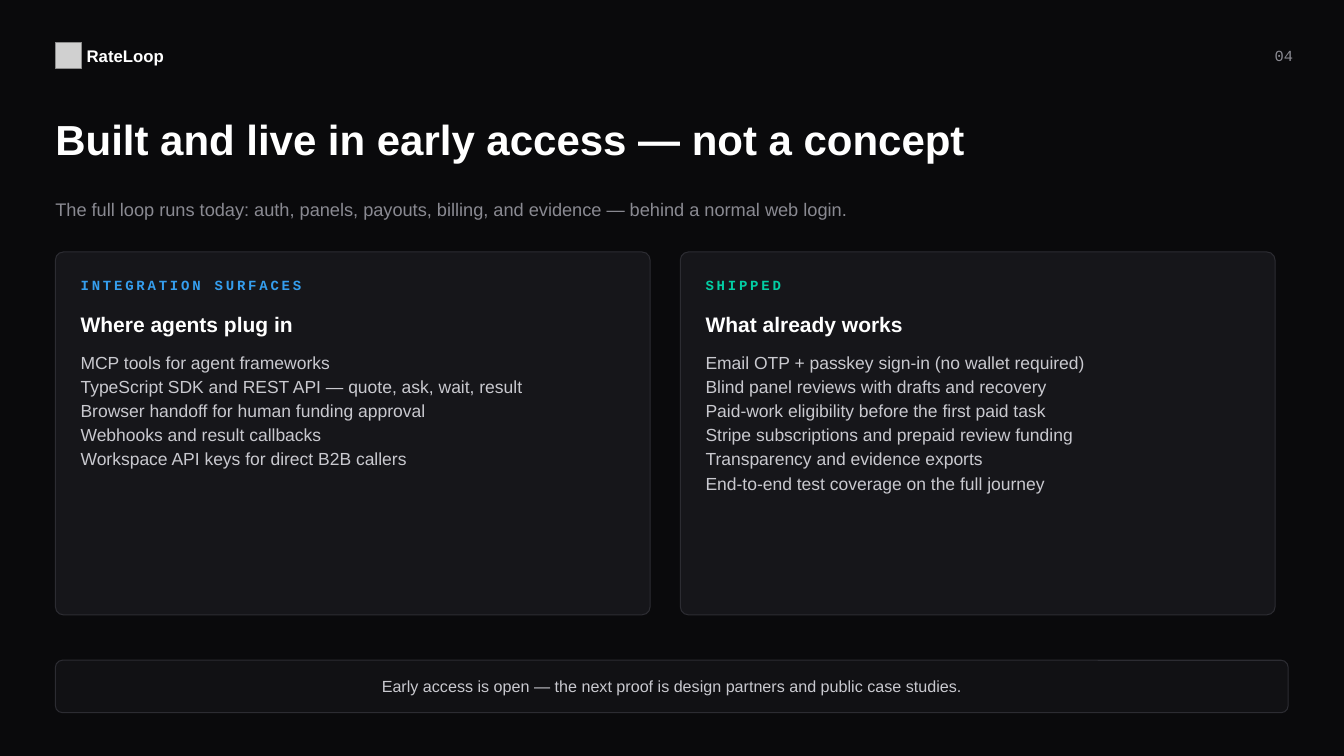
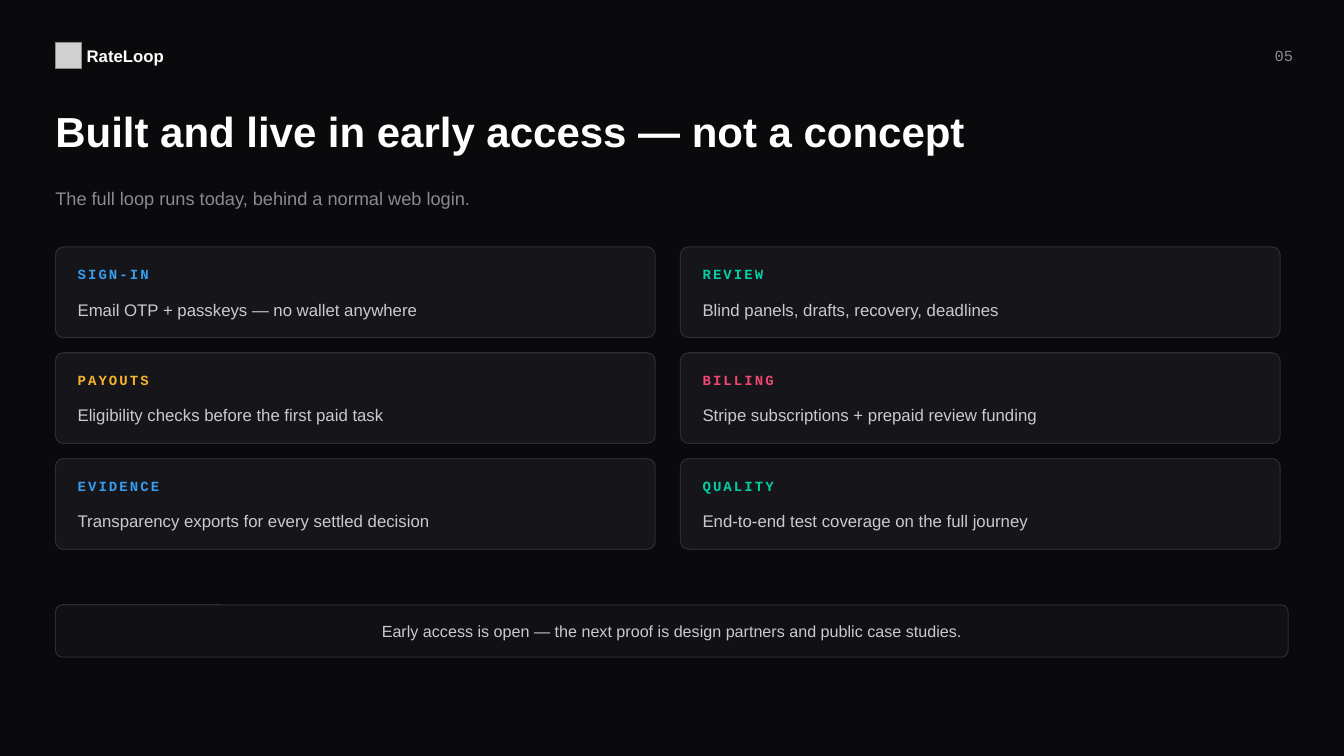
Before and after one commit to Noc2/RateLoop, a slide deck: slide 5 of outputs/rateloop-seed-deck-tokenless-2026-07.pptx (slide 4 before the commit). Drawn at 1344x756 pixels with LibreOffice and Linux fonts; fonts in the diff are those of the drawing; grey boxes stand for pictures. Boxes give left, top, right and bottom in pixels: in the first picture for what was removed or moved away, otherwise in the second. Text is boxed around its words. In the diff, an @@ line names an element or a change of style, - is before the commit and + after.

```diff
--- a/outputs/rateloop-seed-deck-tokenless-2026-07.pptx
+++ b/outputs/rateloop-seed-deck-tokenless-2026-07.pptx
@@ text at (1275, 51, 1293, 61): text changed @@
-04
+05
@@ text "Built and live in early ...": place and size @@
-text "Built and live in early ..." at (55, 124, 965, 163)
+text "Built and live in early ..." at (55, 116, 965, 156)
@@ text at (55, 192, 470, 209): text changed @@
-The full loop runs today: auth, panels, payouts, billing, and evidence — behind a normal web login.
+The full loop runs today, behind a normal web login.
@@ rounded rectangle: place and size @@
-rounded rectangle at (55, 252, 650, 615)
+rounded rectangle at (55, 247, 655, 338)
@@ rounded rectangle at (55, 247, 655, 338): proportions changed @@
@@ text added at (78, 269, 149, 279), 10 pt, text #359EEE, bold @@
+SIGN-IN
@@ rounded rectangle added at (681, 247, 1280, 338), fill #16161A, outline #2C2C32 0.75 pt @@
@@ text removed at (81, 280, 302, 290) @@
-INTEGRATION SURFACES
@@ text added at (703, 270, 764, 279), 10 pt, text #03CEA4, bold @@
+REVIEW
@@ text at (78, 304, 417, 320): text changed; size 15 to 12 pt; text colour #FFFFFF to #C9C9CF; bold off @@
-Where agents plug in
+Email OTP + passkeys — no wallet anywhere
@@ text at (703, 304, 999, 320): text changed; size 10 to 12 pt; font Courier New to Arial; text colour #03CEA4 to #C9C9CF; bold off @@
-SHIPPED
+Blind panels, drafts, recovery, deadlines
@@ text removed at (706, 316, 903, 337) @@
-What already works
@@ rounded rectangle added at (55, 353, 655, 444), fill #16161A, outline #2C2C32 0.75 pt @@
@@ text removed at (81, 356, 522, 469) @@
-MCP tools for agent frameworks
-TypeScript SDK and REST API — quote, ask, wait, result
-Browser handoff for human funding approval
-Webhooks and result callbacks
-Workspace API keys for direct B2B callers
@@ rounded rectangle at (681, 353, 1280, 444): proportions changed @@
@@ rounded rectangle: place and size @@
-rounded rectangle at (681, 252, 1275, 615)
+rounded rectangle at (681, 353, 1280, 444)
@@ text removed at (706, 356, 1085, 494) @@
-Email OTP + passkey sign-in (no wallet required)
-Blind panel reviews with drafts and recovery
-Paid-work eligibility before the first paid task
-Stripe subscriptions and prepaid review funding
-Transparency and evidence exports
-End-to-end test coverage on the full journey
@@ text added at (78, 375, 149, 385), 10 pt, text #F7B32B, bold @@
+PAYOUTS
@@ text added at (703, 375, 774, 385), 10 pt, text #EF476F, bold @@
+BILLING
@@ text added at (78, 409, 384, 425), 12 pt, text #C9C9CF @@
+Eligibility checks before the first paid task
@@ text added at (703, 409, 1037, 425), 12 pt, text #C9C9CF @@
+Stripe subscriptions + prepaid review funding
@@ rounded rectangle added at (55, 459, 655, 549), fill #16161A, outline #2C2C32 0.75 pt @@
@@ rounded rectangle added at (681, 459, 1280, 549), fill #16161A, outline #2C2C32 0.75 pt @@
@@ text added at (78, 481, 160, 491), 10 pt, text #359EEE, bold @@
+EVIDENCE
@@ text added at (703, 481, 774, 494), 10 pt, text #03CEA4, bold @@
+QUALITY
@@ text added at (78, 515, 430, 531), 12 pt, text #C9C9CF @@
+Transparency exports for every settled decision
@@ text added at (703, 515, 1028, 531), 12 pt, text #C9C9CF @@
+End-to-end test coverage on the full journey
@@ rounded rectangle: place and size @@
-rounded rectangle at (55, 660, 1289, 713)
+rounded rectangle at (55, 605, 1289, 657)
@@ text "Early access is open — ...": place and size @@
-text "Early access is open — ..." at (382, 680, 962, 696)
+text "Early access is open — ..." at (382, 625, 962, 641)
```
Also in this commit, not shown: 6 other slides changed, 4 slides added, 2 slides removed.
